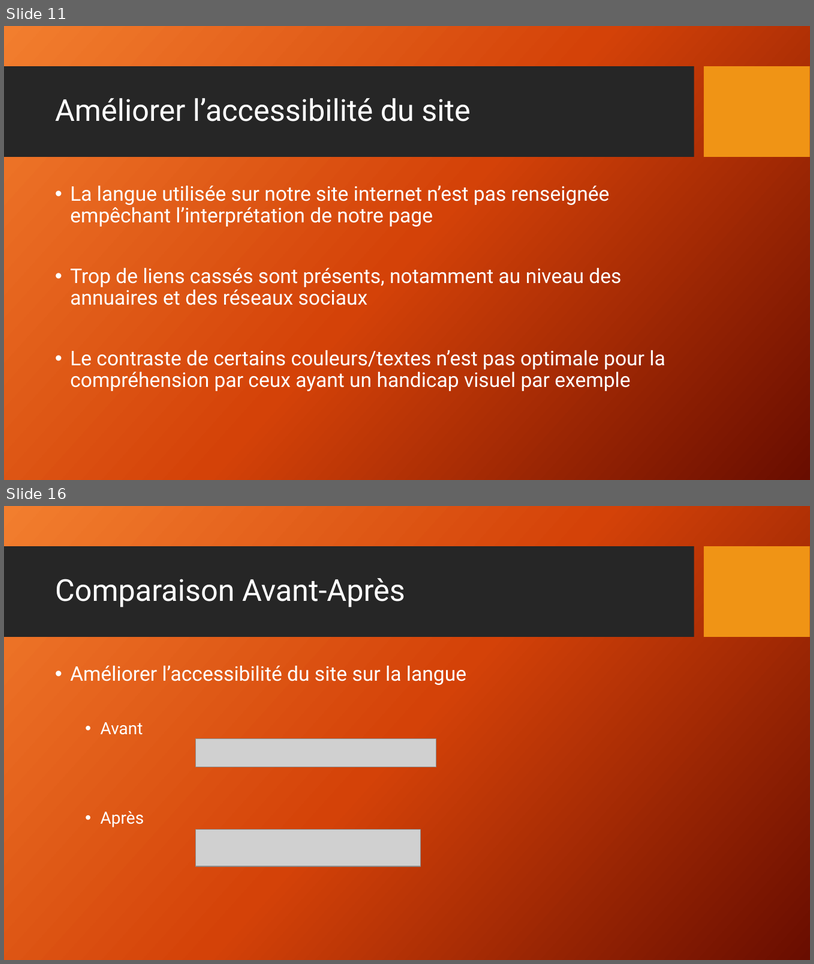
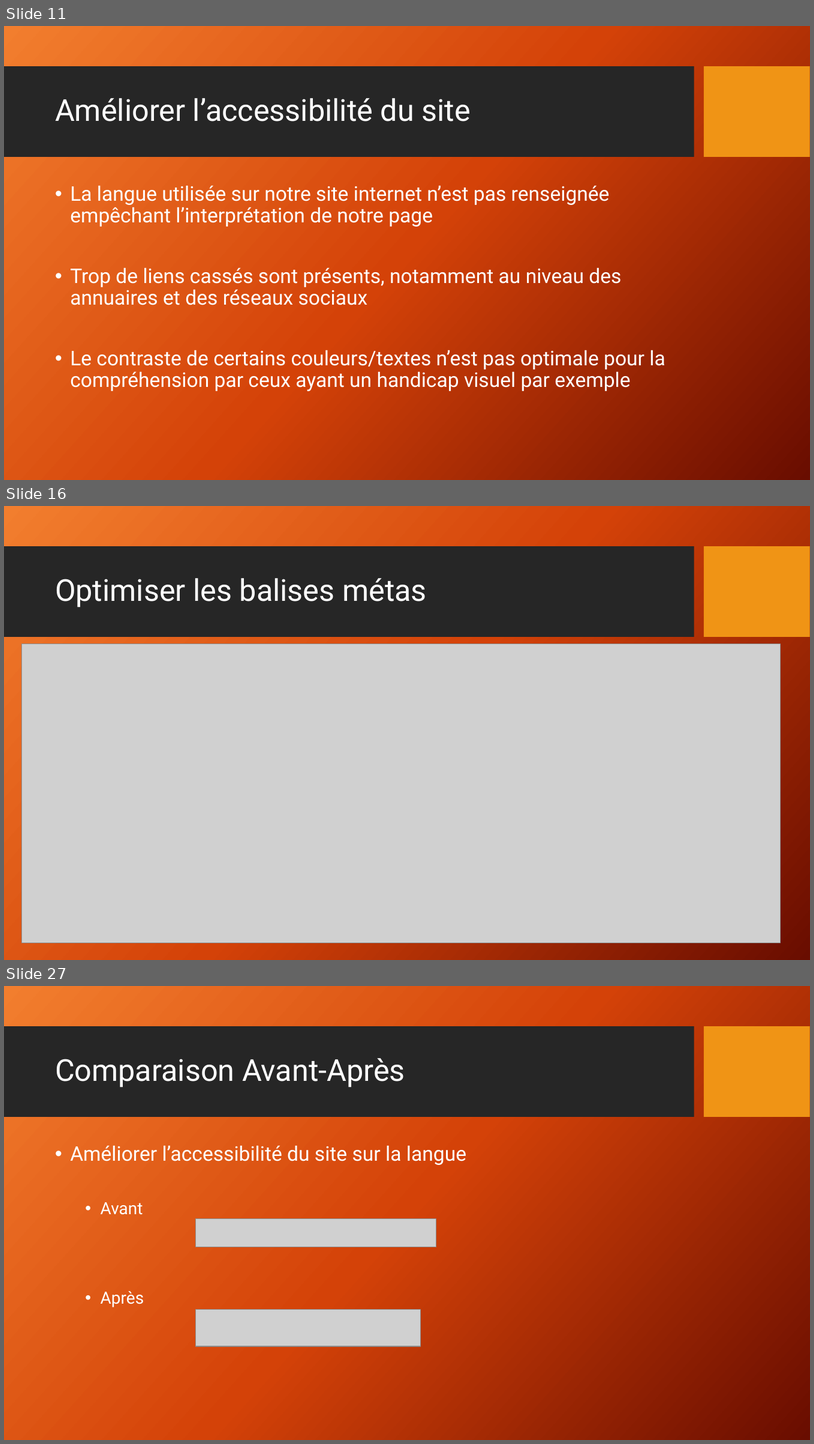
Before and after one commit to RichardZ1/Projet4_Referencement, a slide deck: Les 10 recommandations+Comparaison.pptx. Shown one above the other, each under a label of ours: slides 11 and 16 before the commit, slides 11, 16 and 27 after it; the slides between them are not shown. The pictures are 814x964 and 814x1444 pixels, drawn with LibreOffice and Linux fonts; fonts in the diff are those of the drawing; grey boxes stand for pictures; background and template pictures are left out. Boxes give left, top, right and bottom in pixels: in the first picture for what was removed or moved away, otherwise in the second. Text is boxed around its words. In the diff, an @@ line names an element or a change of style, - is before the commit and + after.

```diff
--- a/Les 10 recommandations+Comparaison.pptx
+++ b/Les 10 recommandations+Comparaison.pptx
@@ slide 16 added at (4, 506, 810, 960), background picture (left out); not listed: 2 template elements that a slide beside it also shows @@
@@ title added at (55, 578, 427, 607), 36 pt, text #FFFFFF @@
+Optimiser les balises métas
@@ picture added at (22, 644, 781, 943) @@
@@ what was slide 16 is now slide 27 @@
```
Also in this commit, not shown: 2 slides changed, 12 other slides added, 2 slides removed, 1 other file.
